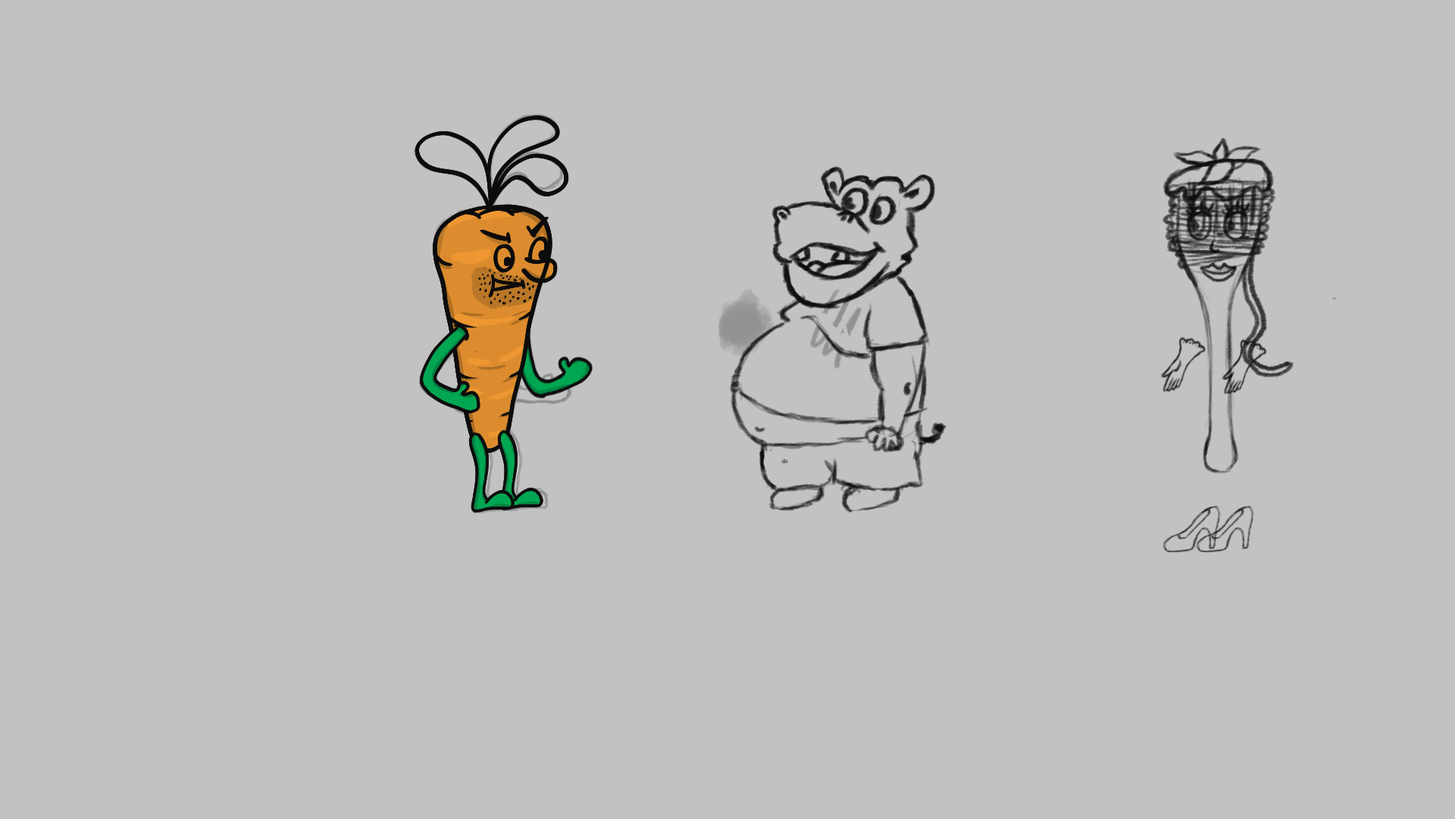
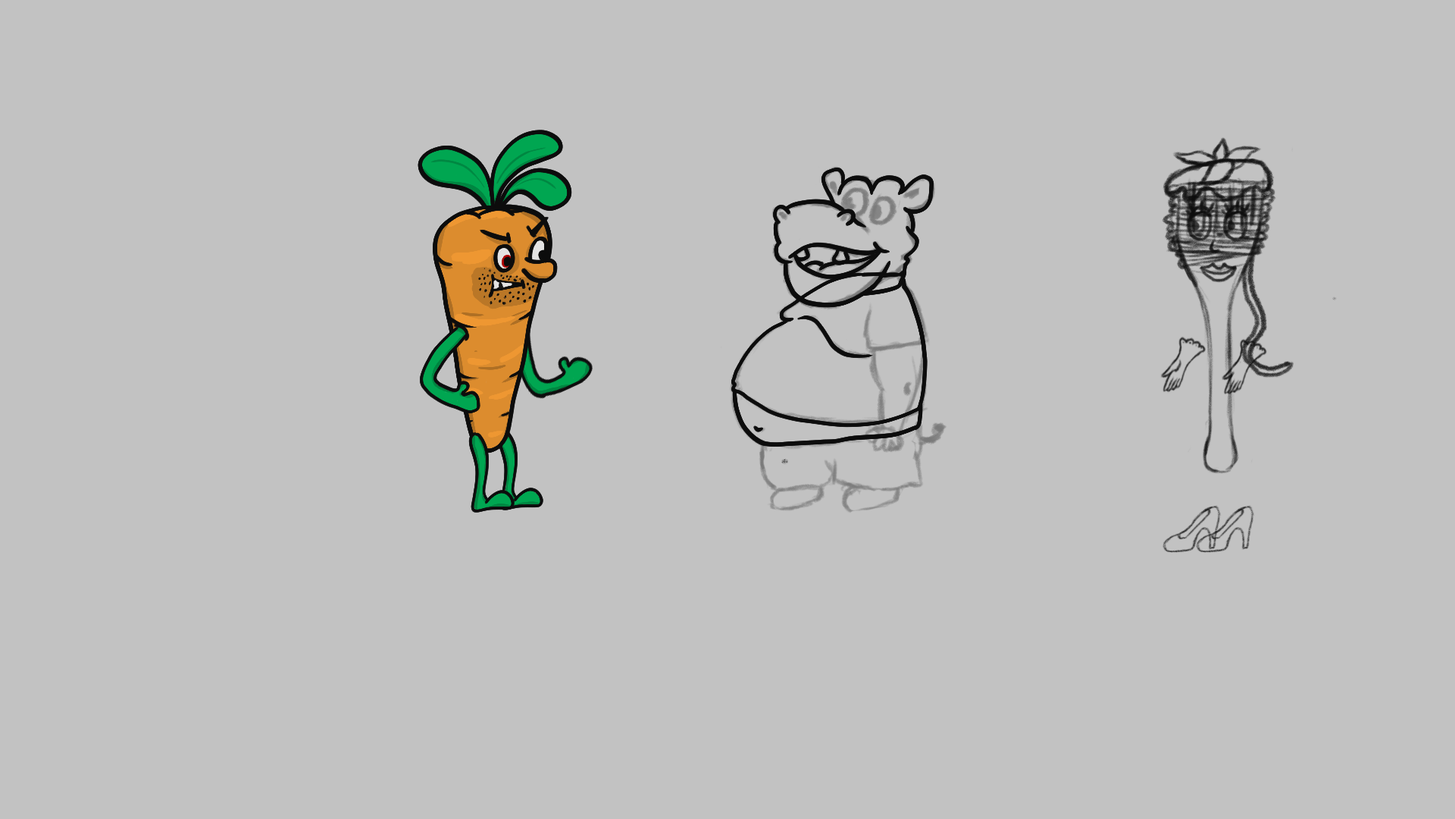
Layer changes from the first (1455, 819) image to the second:
added layer "Layer 44" in group "Group 1" over [773,167,934,308]
added layer "Layer 43" in group "Group 1" over [731,269,928,448]
added group "Group 5" (40%) with 2 layers in group "Group 1" over [720,165,947,514]
moved "Layer 4" into group "Group 5" over [771,165,936,323]
moved "Layer 3" into group "Group 5", painted on it over [717,276,947,514]
added group "body" with 9 layers in group "Group 2" over [418,203,558,465]
added group "face" with 5 layers in group "body" over [434,206,558,417]
added layer "Layer 39" in group "face" over [493,279,513,289]
moved "Layer 23" into group "face" over [434,206,558,417]
added layer "Layer 42" in group "face" over [501,254,512,268]
added layer "Layer 41" in group "face" over [495,240,546,270]
moved "Layer 22" into group "body", painted on it over [432,203,553,454]
moved "Layer 28" into group "body", painted on it over [418,203,558,465]
moved "Layer 27" into group "body" over [435,205,556,449]
added group "leafs" with 3 layers in group "Group 2" over [415,129,573,231]
moved "Layer 21" into group "leafs", painted on it over [414,115,573,225]
added layer "Layer 38" in group "leafs" over [415,152,570,231]
added layer "Layer 37" in group "leafs" over [420,132,570,217]
renamed "Group 5" to "RightLeg", moved it into group "RightArm" over [496,429,549,512]
hid group "Group 4" (7 layers) over [413,113,573,514]
